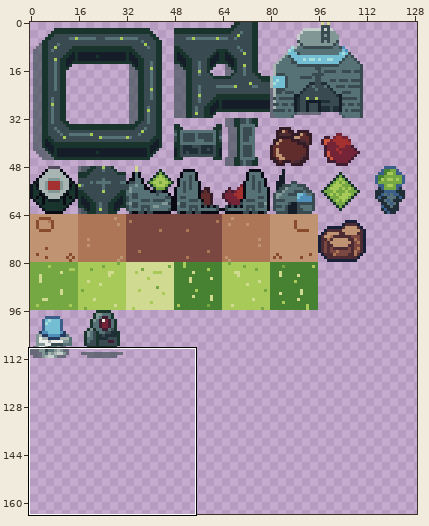
A sprite sheet gets an edit: assets/space_tilemap.png. The picture above shows the old version from afar; the outline marks the close-up.
Close-up. Earlier state:
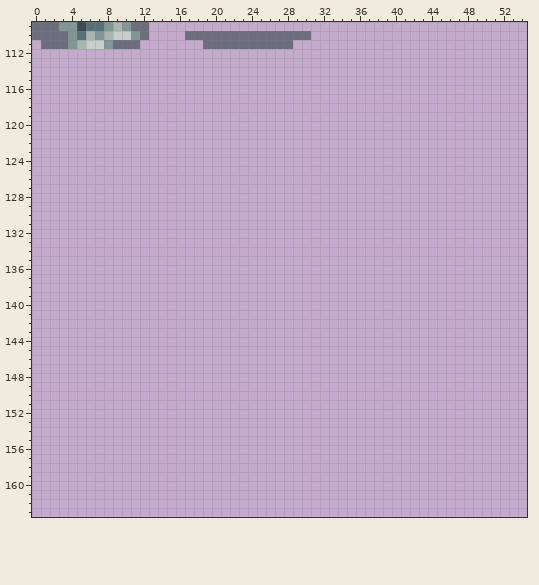
The file is 192x192 pixels. Colours within 5 levels of each other are drawn and written as one. Shown: x 0..54, y 109..163. The wide view leaves out empty margins.
And afterwards:
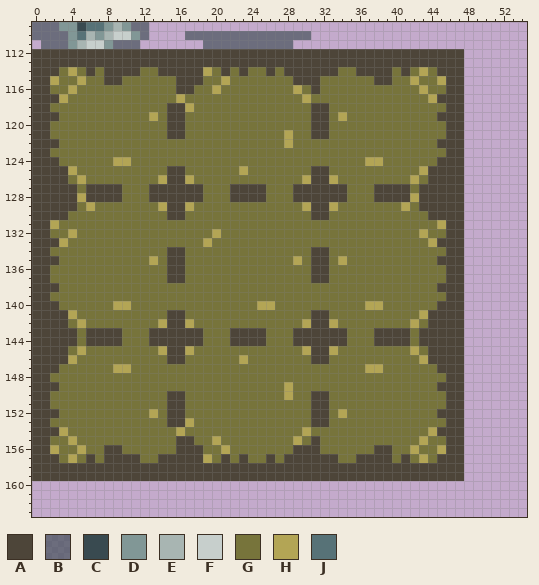
Palette (. is transparent): A #4d4539  B #394a50a2  C #394a50  D #819796  E #a8b5b2  F #c7cfcc  G #77743b  H #b3a555  J #577277
Diff:
Changed rows in their new state; - is an unchanged pixel.
first column x 0:
112 AAAAAAAAAAAAAAAAAAAAAAAAAAAAAAAAAAAAAAAAAAAAAAAA
113 AAAAAAAAAAAAAAAAAAAAAAAAAAAAAAAAAAAAAAAAAAAAAAAA
114 AAAGHGAGAAAAGGAAAAAHGAGAGGAGAAAAAAGGAAAAGAGHGAAA
115 AAHGGHGGAAGGGGGGAAAGGHGGGGGGGAAAGGGGGGAAGGHGGHAA
116 AAGGHGGGGGGGGGGGAAGGHGGGGGGGGHGAGGGGGGGGGGGHGGAA
117 AAAHGGGGGGGGGGGGHGGGGGGGGGGGGGHGGGGGGGGGGGGGHAAA
118 AAGGGGGGGGGGGGGAAHGGGGGGGGGGGGGAAGGGGGGGGGGGGGAA
119 AAAGGGGGGGGGGHGAAGGGGGGGGGGGGGGAAGHGGGGGGGGGGAAA
120 AAGGGGGGGGGGGGGAAGGGGGGGGGGGGGGAAGGGGGGGGGGGGGAA
121 AAGGGGGGGGGGGGGAAGGGGGGGGGGGHGGAAGGGGGGGGGGGGGAA
122 AAAGGGGGGGGGGGGGGGGGGGGGGGGGHGGGGGGGGGGGGGGGGAAA
123 AAGGGGGGGGGGGGGGGGGGGGGGGGGGGGGGGGGGGGGGGGGGGGAA
124 AAAGGGGGGHHGGGGGGGGGGGGGGGGGGGGGGGGGGHHGGGGGGAAA
125 AAAAHGGGGGGGGGGAAGGGGGGHGGGGGGGAAGGGGGGGGGGHAAAA
126 AAAAGHGGGGGGGGHAAHGGGGGGGGGGGGHAAHGGGGGGGGHGAAAA
127 AAAAAGAAAAGGGAAAAAAGGGAAAAGGGAAAAAAGGGAAAAGAAAAA
128 AAAAAHAAAAGGGAAAAAAGGGAAAAGGGAAAAAAGGGAAAAHAAAAA
129 AAAAAGHGGGGGGGHAAHGGGGGGGGGGGGHAAHGGGGGGGHGAAAAA
130 AAAAGGGGGGGGGGGAAGGGGGGGGGGGGGGAAGGGGGGGGGGGAAAA
131 AAHGGGGGGGGGGGGGGGGGGGGGGGGGGGGGGGGGGGGGGGGGGHAA
132 AAGGHGGGGGGGGGGGGGGGHGGGGGGGGGGGGGGGGGGGGGGHGGAA
133 AAAHGGGGGGGGGGGGGGGHGGGGGGGGGGGGGGGGGGGGGGGGHAAA
134 AAGGGGGGGGGGGGGAAGGGGGGGGGGGGGGAAGGGGGGGGGGGGGAA
135 AAAGGGGGGGGGGHGAAGGGGGGGGGGGGHGAAGHGGGGGGGGGGAAA
136 AAGGGGGGGGGGGGGAAGGGGGGGGGGGGGGAAGGGGGGGGGGGGGAA
137 AAGGGGGGGGGGGGGAAGGGGGGGGGGGGGGAAGGGGGGGGGGGGGAA
138 AAAGGGGGGGGGGGGGGGGGGGGGGGGGGGGGGGGGGGGGGGGGGAAA
139 AAGGGGGGGGGGGGGGGGGGGGGGGGGGGGGGGGGGGGGGGGGGGGAA
140 AAAGGGGGGHHGGGGGGGGGGGGGGHHGGGGGGGGGGHHGGGGGGAAA
141 AAAAHGGGGGGGGGGAAGGGGGGGGGGGGGGAAGGGGGGGGGGHAAAA
142 AAAAGHGGGGGGGGHAAHGGGGGGGGGGGGHAAHGGGGGGGGHGAAAA
143 AAAAAGAAAAGGGAAAAAAGGGAAAAGGGAAAAAAGGGAAAAGAAAAA
144 AAAAAGAAAAGGGAAAAAAGGGAAAAGGGAAAAAAGGGAAAAGAAAAA
145 AAAAGHGGGGGGGGHAAHGGGGGGGGGGGGHAAHGGGGGGGGHGAAAA
146 AAAAHGGGGGGGGGGAAGGGGGGHGGGGGGGAAGGGGGGGGGGHAAAA
147 AAAGGGGGGHHGGGGGGGGGGGGGGGGGGGGGGGGGGHHGGGGGGAAA
148 AAGGGGGGGGGGGGGGGGGGGGGGGGGGGGGGGGGGGGGGGGGGGGAA
149 AAAGGGGGGGGGGGGGGGGGGGGGGGGGHGGGGGGGGGGGGGGGGAAA
150 AAGGGGGGGGGGGGGAAGGGGGGGGGGGHGGAAGGGGGGGGGGGGGAA
151 AAGGGGGGGGGGGGGAAGGGGGGGGGGGGGGAAGGGGGGGGGGGGGAA
152 AAAGGGGGGGGGGHGAAGGGGGGGGGGGGGGAAGHGGGGGGGGGGAAA
153 AAGGGGGGGGGGGGGAAHGGGGGGGGGGGGGAAGGGGGGGGGGGGGAA
154 AAAHGGGGGGGGGGGGHGGGGGGGGGGGGGHGGGGGGGGGGGGGHAAA
155 AAGGHGGGGGGGGGGGAAGGHGGGGGGGGHGAGGGGGGGGGGGHGGAA
156 AAHGGHGGAAGGGGGGAAAGGHGGGGGGGAAAGGGGGGAAGGHGGHAA
157 AAAGHGAGAAAAGGAAAAAHGAGAGGAGAAAAAAGGAAAAGAGHGAAA
158 AAAAAAAAAAAAAAAAAAAAAAAAAAAAAAAAAAAAAAAAAAAAAAAA
159 AAAAAAAAAAAAAAAAAAAAAAAAAAAAAAAAAAAAAAAAAAAAAAAA
Pixel boxes of the changes (left, top, right, bottom) in both close-ups:
added: (32, 49, 464, 481)
